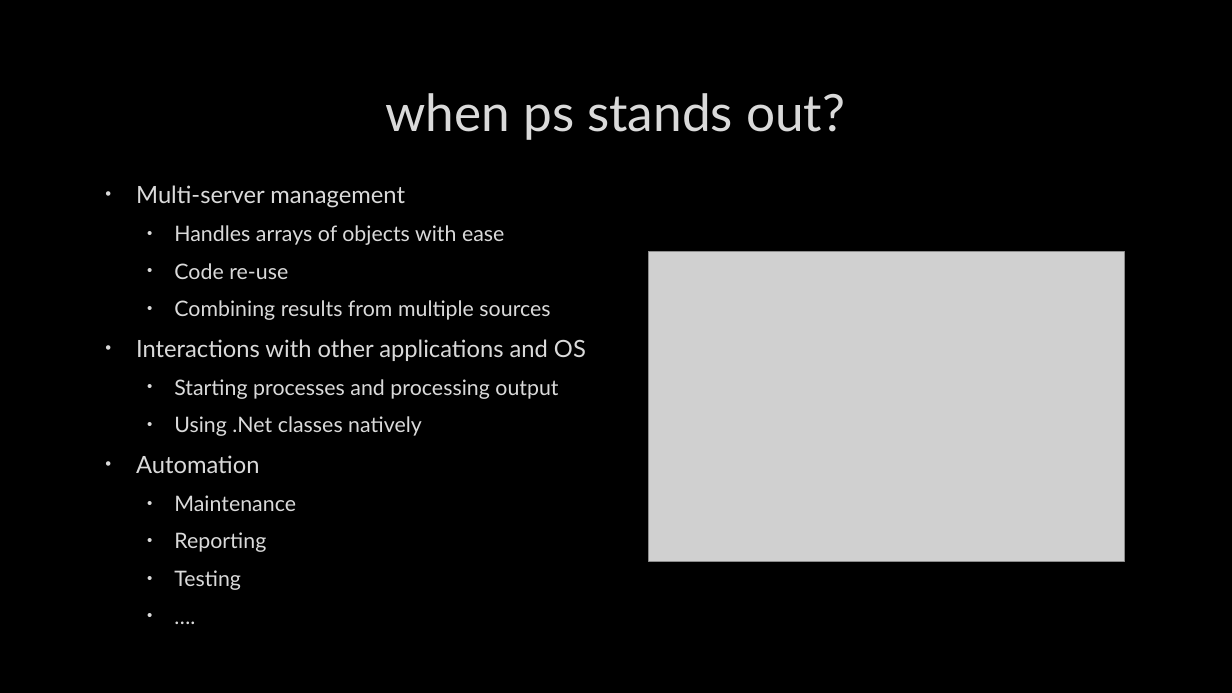
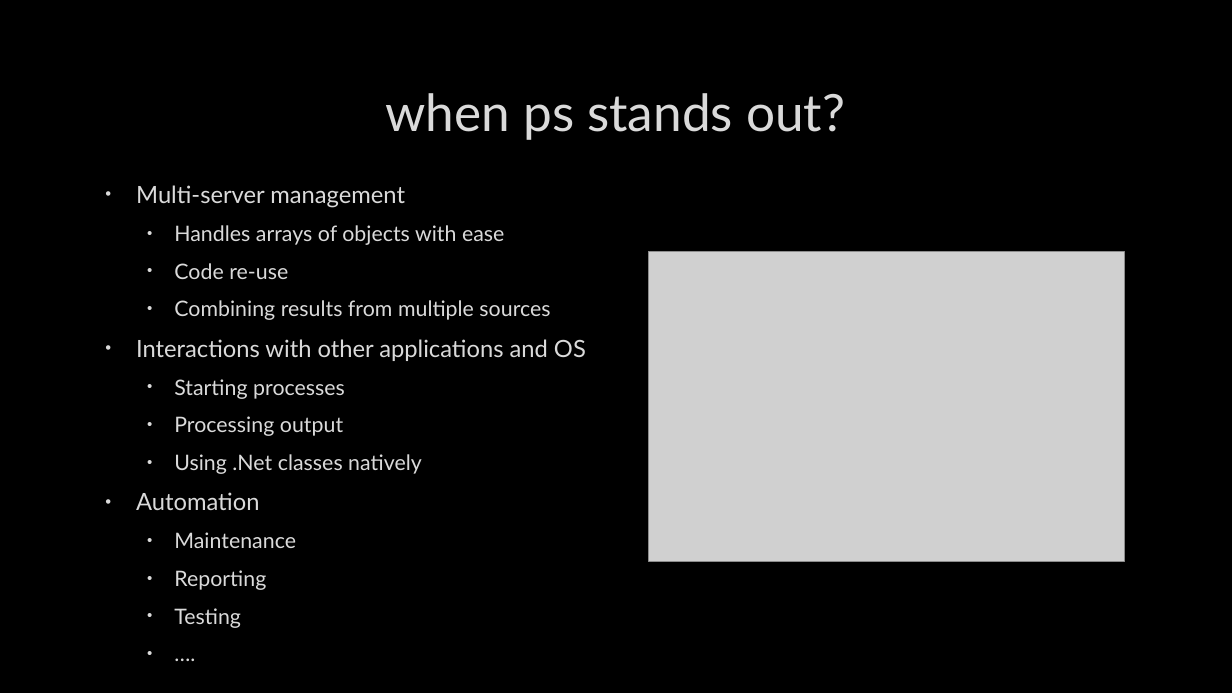
Before and after one commit to dataplat/community-presentations, a slide deck: slide 6 of kirill-kravtsov/The wonders of modern SQL administration/The wonders of modern SQL administration.pptx (slide 5 before the commit). Drawn at 1232x693 pixels with LibreOffice and Linux fonts; fonts in the diff are those of the drawing; grey boxes stand for pictures; background and template pictures are left out. Boxes give left, top, right and bottom in pixels: in the first picture for what was removed or moved away, otherwise in the second. Text is boxed around its words. In the diff, an @@ line names an element or a change of style, - is before the commit and + after.

```diff
--- a/kirill-kravtsov/The wonders of modern SQL administration/The wonders of modern SQL administration.pptx
+++ b/kirill-kravtsov/The wonders of modern SQL administration/The wonders of modern SQL administration.pptx
@@ text at (x1=174, y1=379, x2=345, y2=436): text changed @@
-  • Starting processes and processing output
+  • Starting processes
+  • Processing output
```
Also in this commit, not shown: 11 other slides changed, 1 slide added, 1 other file.
